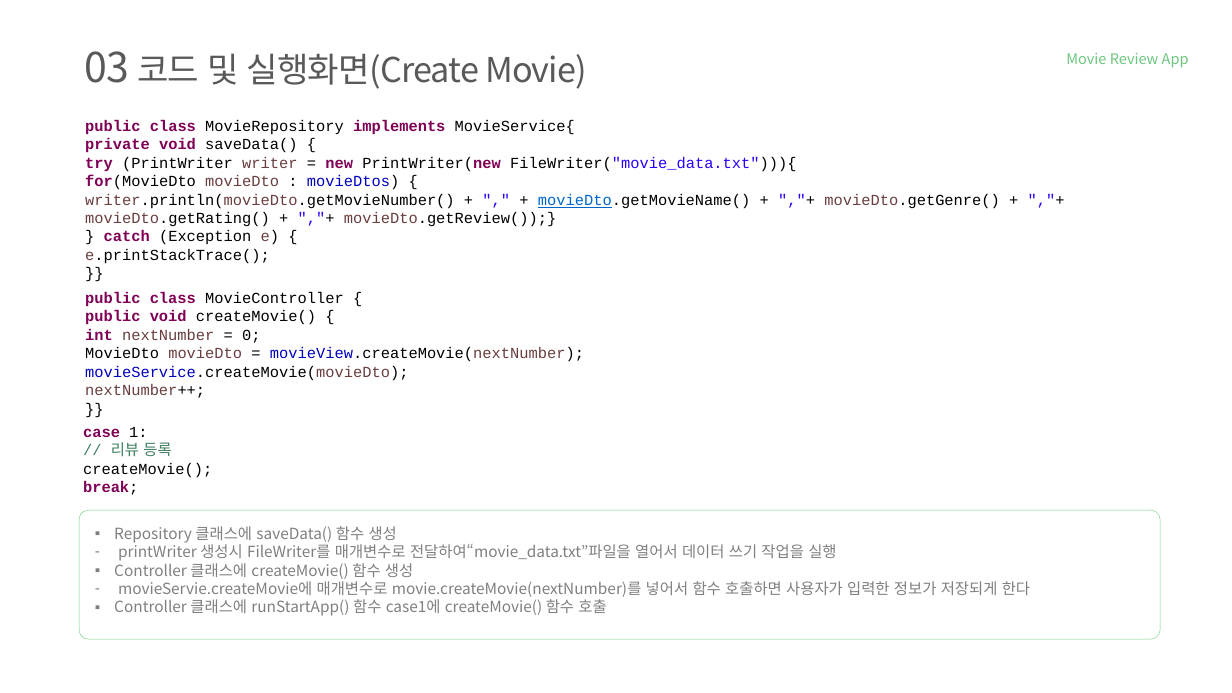
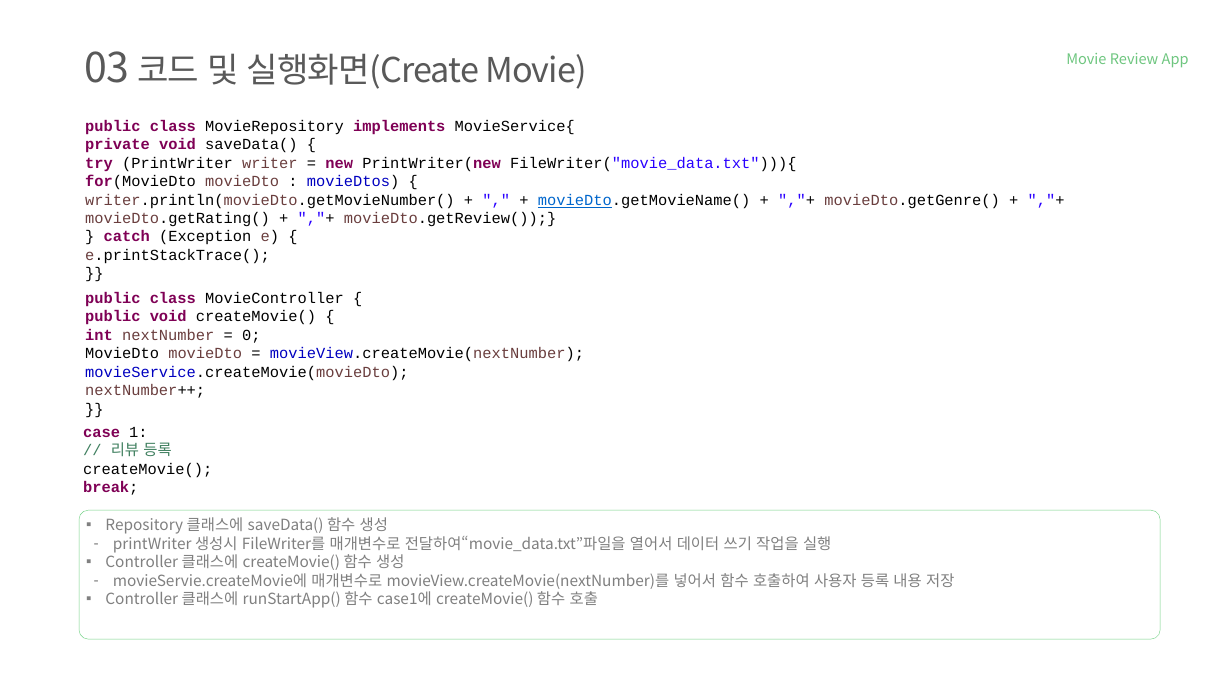
Before and after one commit to tnwjd121/MovieApp, a slide deck: slide 9 of ppt/국비(정보처리기능사)_백수정.pptx. Drawn at 1232x693 pixels with LibreOffice and Linux fonts; fonts in the diff are those of the drawing; background and template pictures are left out. Boxes give left, top, right and bottom in pixels: in the first picture for what was removed or moved away, otherwise in the second. Text is boxed around its words. In the diff, an @@ line names an element or a change of style, - is before the commit and + after.

```diff
--- a/ppt/국비(정보처리기능사)_백수정.pptx
+++ b/ppt/국비(정보처리기능사)_백수정.pptx
@@ text "Repository 클래스에 saveData() 함수 생성": place and size @@
-text "Repository 클래스에 saveData() 함수 생성" at [114, 526, 1030, 616]
+text "Repository 클래스에 saveData() 함수 생성" at [105, 517, 954, 608]
@@ text at [113, 533, 831, 553]: indent changed @@
@@ text at [113, 573, 954, 589]: text changed @@
-– movieServie.createMovie에 매개변수로 movie.createMovie(nextNumber)를 넣어서 함수 호출하면 사용자가 입력한 정보가 저장되게 한다
+– movieServie.createMovie에 매개변수로 movieView.createMovie(nextNumber)를 넣어서 함수 호출하여 사용자 등록 내용 저장
```
Also in this commit, not shown: 19 other slides changed.
